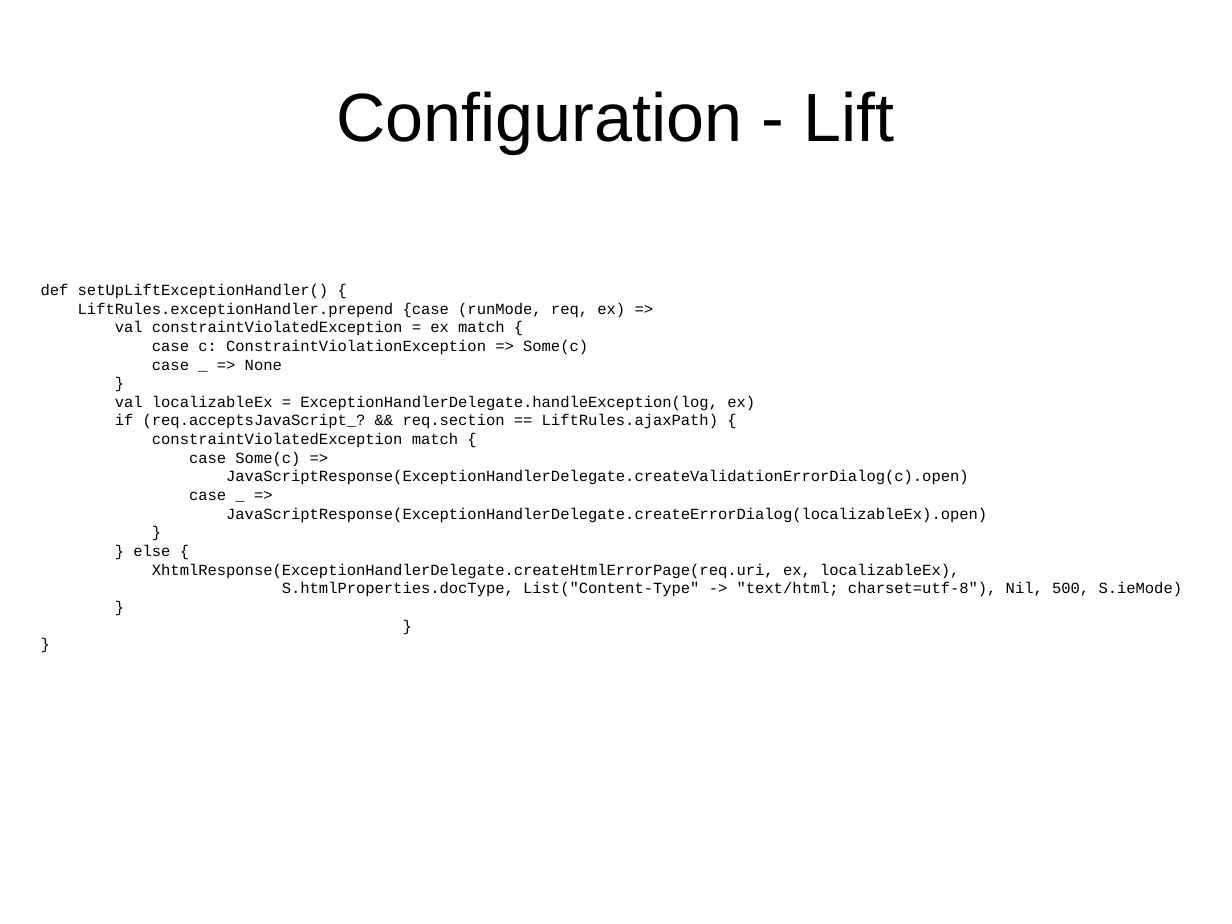
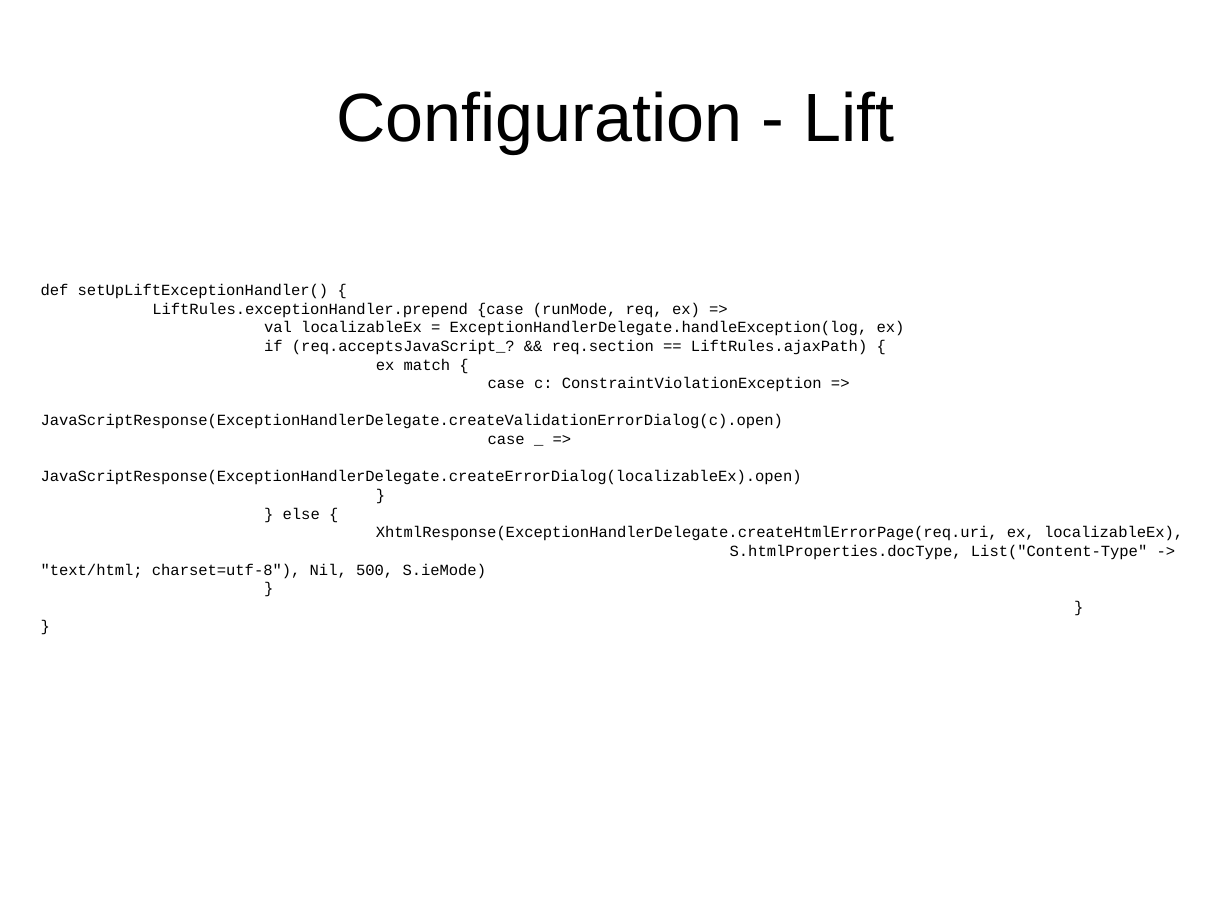
Before and after one commit to andreak/slol-2011, a slide deck: slide 23 of Scala-LiftOff-2011-lift-from-jee-perspective.odp. Drawn at 1232x924 pixels with LibreOffice and Linux fonts; fonts in the diff are those of the drawing. Boxes give left, top, right and bottom in pixels: in the first picture for what was removed or moved away, otherwise in the second. Text is boxed around its words. In the diff, an @@ line names an element or a change of style, - is before the commit and + after.

Commit message:
Updated

```diff
--- a/Scala-LiftOff-2011-lift-from-jee-perspective.odp
+++ b/Scala-LiftOff-2011-lift-from-jee-perspective.odp
@@ text at [115,321,588,370]: paragraphs removed @@
-val constraintViolatedException = ex match {
-case c: ConstraintViolationException => Some(c)
-case _ => None
-}
@@ text at [376,358,822,392]: text changed @@
-constraintViolatedException match {
-case Some(c) =>
+ex match {
+case c: ConstraintViolationException =>
```
Also in this commit, not shown: 4 other slides changed.
